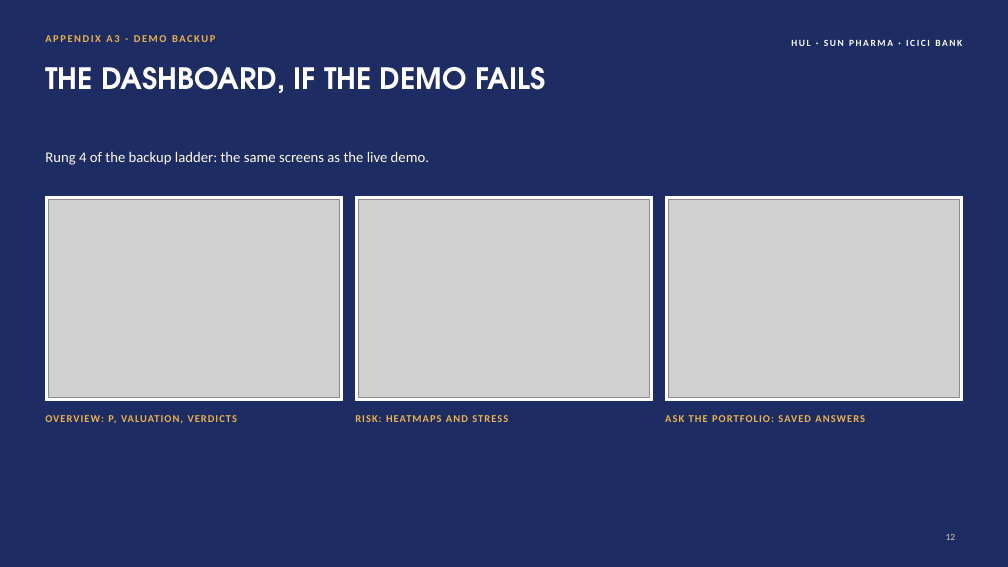
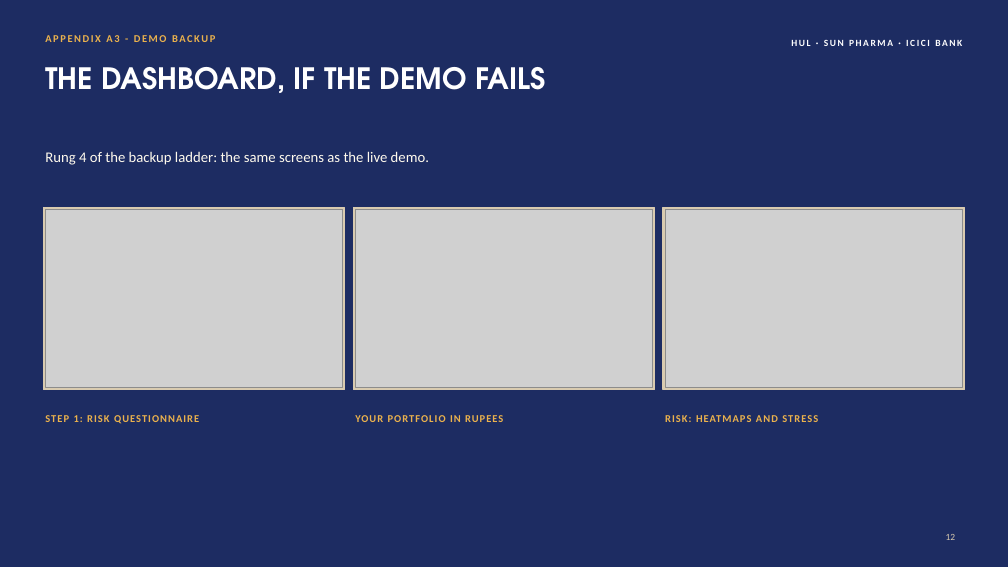
Before and after one commit to xXcromsom/sa-portfolio, a slide deck: slide 12 of deliverables/out/SA_Portfolio_Deck.pptx. Drawn at 1008x567 pixels with LibreOffice and Linux fonts; fonts in the diff are those of the drawing; grey boxes stand for pictures. Boxes give left, top, right and bottom in pixels: in the first picture for what was removed or moved away, otherwise in the second. Text is boxed around its words. In the diff, an @@ line names an element or a change of style, - is before the commit and + after.

```diff
--- a/deliverables/out/SA_Portfolio_Deck.pptx
+++ b/deliverables/out/SA_Portfolio_Deck.pptx
@@ rectangle: place and size @@
-rectangle at [45, 197, 343, 401]
+rectangle at [43, 208, 345, 390]
@@ rectangle: place and size @@
-rectangle at [355, 197, 653, 401]
+rectangle at [353, 208, 655, 390]
@@ fill #FFFFFF to #D9CBB0; outline #FFFFFF 1 pt to #D9CBB0 1 pt in 3 elements at [43, 208, 345, 390], [353, 208, 655, 390], [663, 208, 965, 390] @@
@@ rectangle: place and size @@
-rectangle at [665, 197, 963, 401]
+rectangle at [663, 208, 965, 390]
@@ picture: place and size @@
-picture at [48, 200, 340, 398]
+picture at [45, 210, 343, 388]
@@ picture: place and size @@
-picture at [358, 200, 650, 398]
+picture at [355, 210, 653, 388]
@@ picture: place and size @@
-picture at [668, 200, 960, 398]
+picture at [665, 210, 963, 388]
@@ text at [45, 415, 199, 424]: text changed @@
-OVERVIEW: P, VALUATION, VERDICTS
+STEP 1: RISK QUESTIONNAIRE
@@ text at [355, 415, 503, 422]: text changed @@
-RISK: HEATMAPS AND STRESS
+YOUR PORTFOLIO IN RUPEES
@@ text at [665, 415, 818, 422]: text changed @@
-ASK THE PORTFOLIO: SAVED ANSWERS
+RISK: HEATMAPS AND STRESS
```
Also in this commit, not shown: 1 other slide changed, 45 other files.
